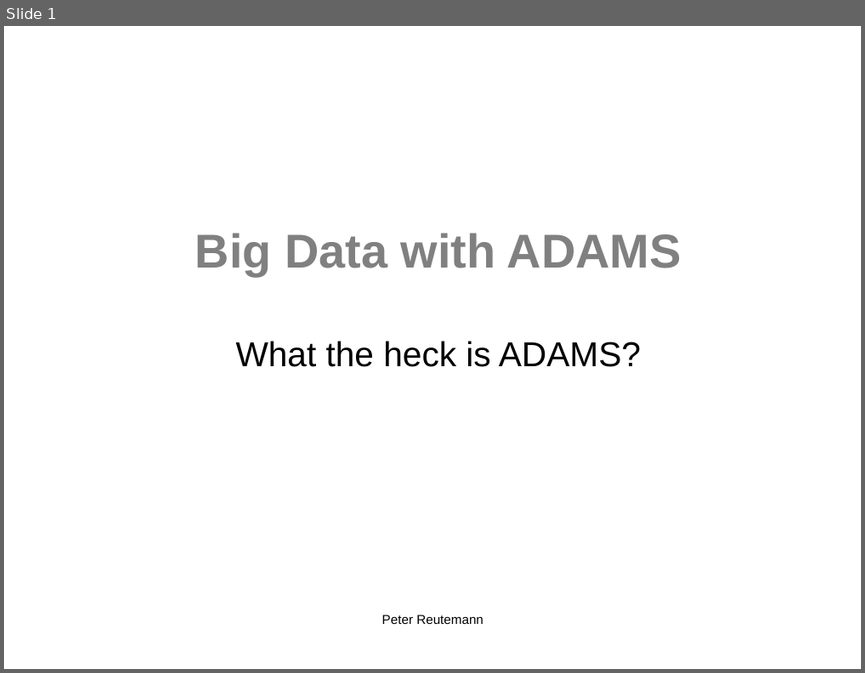
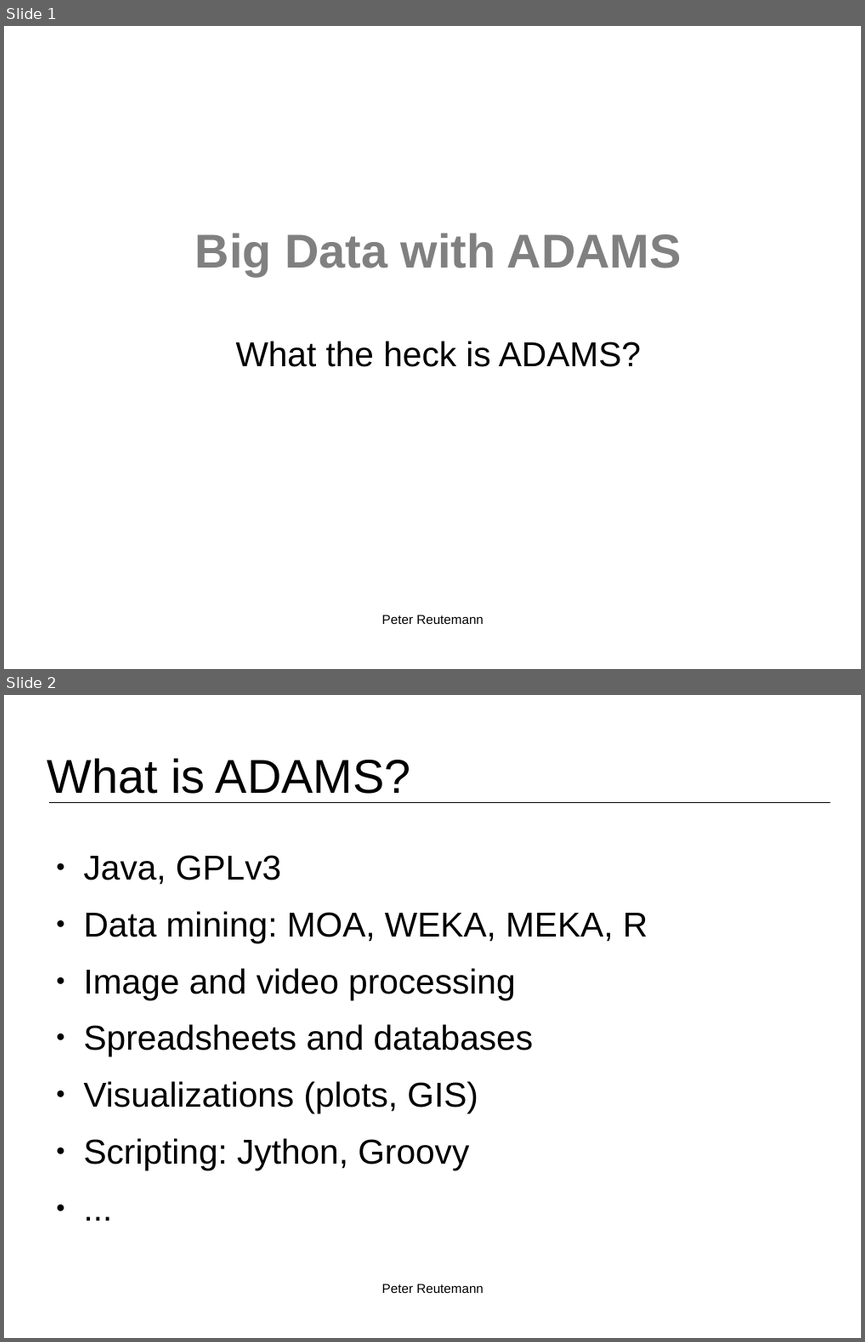
Before and after one commit to fracpete/bigmine-2015, a slide deck: talk/bigmine2015_reutemann.odp. Shown one above the other, each under a label of ours: slide 1 before the commit, slides 1 and 2 after it. The pictures are 865x673 and 865x1342 pixels, drawn with LibreOffice and Linux fonts; fonts in the diff are those of the drawing; background and template pictures are left out. Boxes give left, top, right and bottom in pixels: in the first picture for what was removed or moved away, otherwise in the second. Text is boxed around its words. In the diff, an @@ line names an element or a change of style, - is before the commit and + after.

```diff
--- a/talk/bigmine2015_reutemann.odp
+++ b/talk/bigmine2015_reutemann.odp
@@ slide 2 added at [4, 695, 861, 1338], background #FFFFFF @@
@@ title added at [46, 758, 411, 794], 44 pt, text #000000 @@
+What is ADAMS?
@@ line added from (50, 802) to (830, 802), #000000 0 pt @@
@@ text added at [84, 855, 647, 1170], 32 pt, text #000000 @@
+● Java, GPLv3
+● Data mining: MOA, WEKA, MEKA, R
+● Image and video processing
+● Spreadsheets and databases
+● Visualizations (plots, GIS)
+● Scripting: Jython, Groovy
+● ...
@@ text added at [382, 1283, 483, 1293], 12 pt, text #000000 @@
+Peter Reutemann
```
Also in this commit, not shown: 5 other slides added, 1 slide removed, 22 other files.
